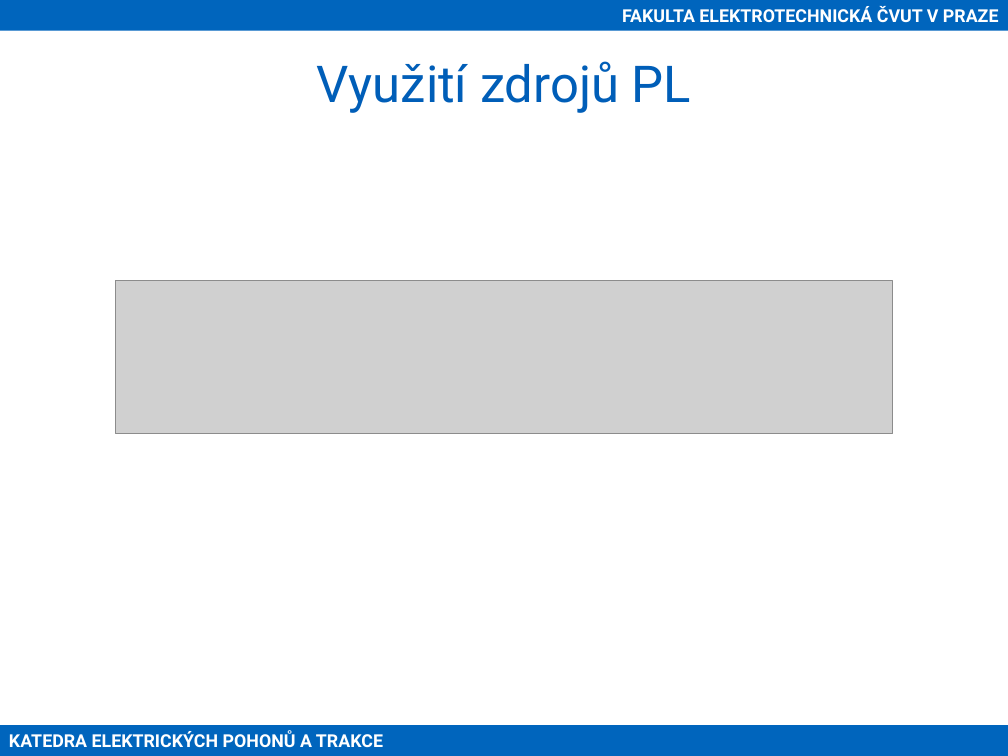
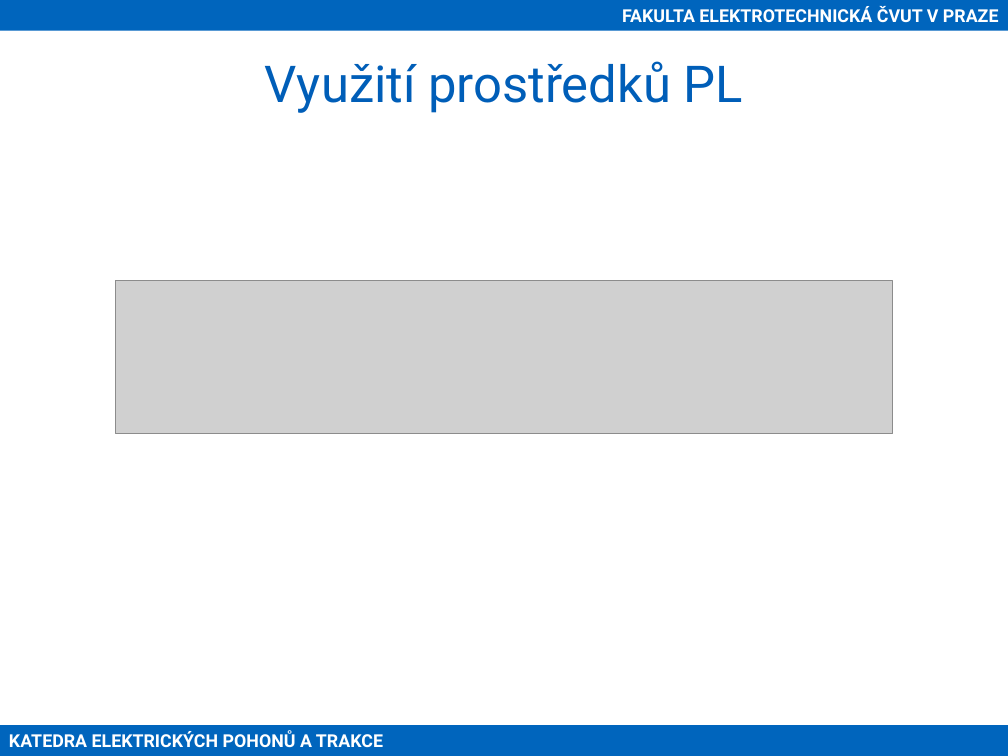
Before and after one commit to petrzakopal/dp, a slide deck: slide 22 of presentation/Zakopal-prezentace.pptx. Drawn at 1008x756 pixels with LibreOffice and Linux fonts; fonts in the diff are those of the drawing; grey boxes stand for pictures; background and template pictures are left out. Boxes give left, top, right and bottom in pixels: in the first picture for what was removed or moved away, otherwise in the second. Text is boxed around its words. In the diff, an @@ line names an element or a change of style, - is before the commit and + after.

Commit message:
přejmenovány zdroje na prostředky

```diff
--- a/presentation/Zakopal-prezentace.pptx
+++ b/presentation/Zakopal-prezentace.pptx
@@ title at <box>265,61,743,113</box>: text changed @@
-Využití zdrojů PL
+Využití prostředků PL
```
